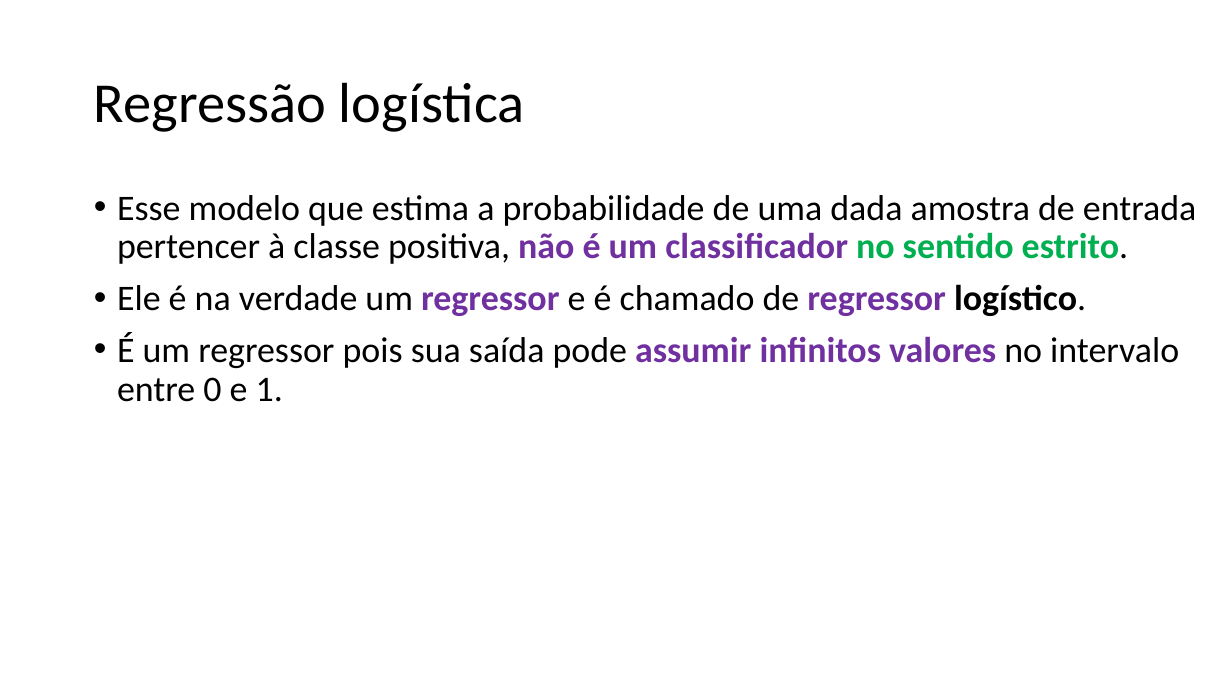
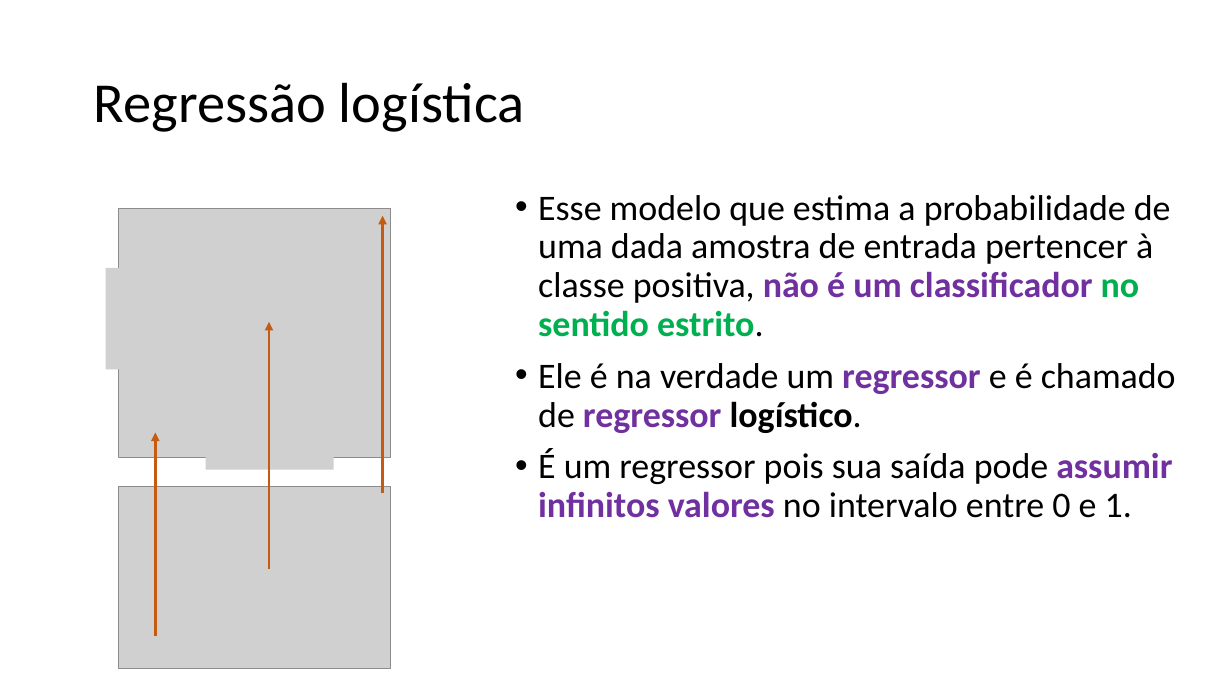
Before and after one commit to zz4fap/c24_inteligencia_artificial, a slide deck: slide 26 of slides/C24_Classificação.pptx (slide 38 before the commit). Drawn at 1232x693 pixels with LibreOffice and Linux fonts; fonts in the diff are those of the drawing; grey boxes stand for pictures. Boxes give left, top, right and bottom in pixels: in the first picture for what was removed or moved away, otherwise in the second. Text is boxed around its words. In the diff, an @@ line names an element or a change of style, - is before the commit and + after.

```diff
--- a/slides/C24_Classificação.pptx
+++ b/slides/C24_Classificação.pptx
@@ text "Esse modelo que estima a ..." rewrapped from bbox=[117, 195, 1196, 402] to bbox=[538, 195, 1176, 518] @@
@@ group added at bbox=[106, 209, 391, 669]: 4 pictures, 3 arrows @@
```
Also in this commit, not shown: 4 other slides changed, 13 slides removed.
